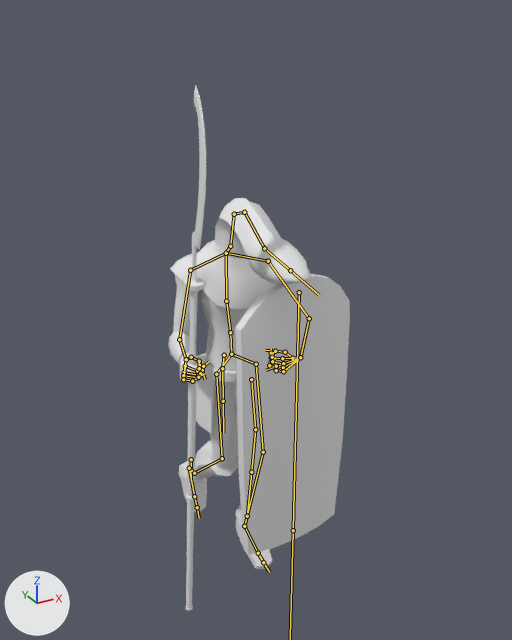
The FBX model Assets/Meshes/SnakeMan/SnakeMan.fbx as it was, and as the next commit left it.
One viewpoint serves both versions: a 50 mm camera at (-1.5, -3.0, 1.64) aimed at (0.09, -0.1, 0.19). The axes (+X, +Y, +Z) are drawn at lower left. The lights are the same throughout. Both versions are drawn at frame 21 of the action 'Armature|Walk'; the numbers are the values there. The bones that bend it are drawn over the model as lines.

Names of what the first picture shows: 'Snakeman'.
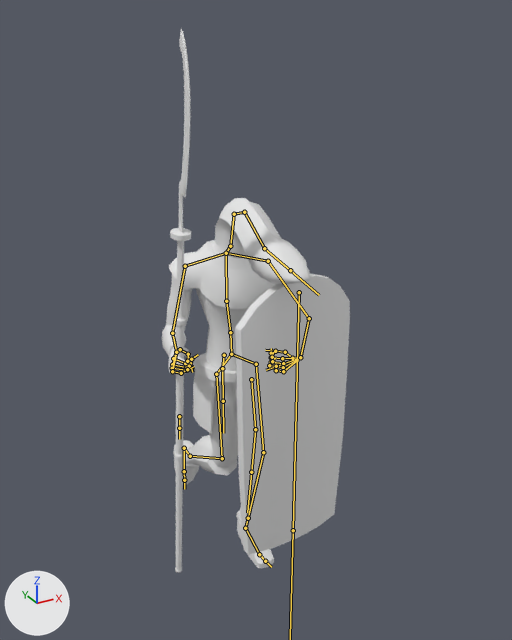
Where the change shows, as pixel boxes (x1, y1, x2, y2) in the pictures (512 x 640 px):
'Snakeman', posed
    before: (168, 85, 350, 611)
    after: (162, 28, 350, 573)
bone 'Bone.008', root to tip
    before: (226, 253) to (190, 270)
    after: (226, 253) to (185, 266)
bone 'Bone.012', root to tip
    before: (179, 339) to (186, 359)
    after: (172, 333) to (176, 352)
bone 'Bone.060', root to tip
    before: (191, 459) to (191, 470)
    after: (179, 416) to (179, 428)
bone 'Bone.024', root to tip
    before: (258, 553) to (263, 562)
    after: (259, 554) to (265, 561)
bone 'Bone.019', root to tip
    before: (222, 458) to (194, 473)
    after: (222, 458) to (190, 456)
bone 'Bone.021', root to tip
    before: (194, 473) to (189, 468)
    after: (190, 456) to (184, 448)
bone 'Bone.023', root to tip
    before: (189, 468) to (194, 496)
    after: (184, 448) to (184, 471)

The edits, one by one:
Bone 'Bone.008' (bone_bone_008) turns from (-2, 0, 2) to (-4, 2, -15) degrees about its own x, y and z.
Bone 'Bone.012' (bone_bone_012) turns from (-73, 1, 7) to (-78, -12, 3) degrees about its own x, y and z.
Bone 'Bone.060' (bone_bone_060) moves from (-0.11, 1.57, 0.39) to (-0.04, 0.94, 0.24).
Bone 'Bone.024' (bone_bone_024) turns from (0, 0, 0) to (23, 0, 0) degrees about its own x, y and z.
Bone 'Bone.019' (bone_bone_019) turns from (48, 1, 1) to (58, 2, 1) degrees about its own x, y and z.
Bone 'Bone.021' (bone_bone_021) turns from (14, 0, 0) to (18, 1, 0) degrees about its own x, y and z.
Bone 'Bone.023' (bone_bone_023) turns from (-9, 0, 0) to (-22, 1, 0) degrees about its own x, y and z.
